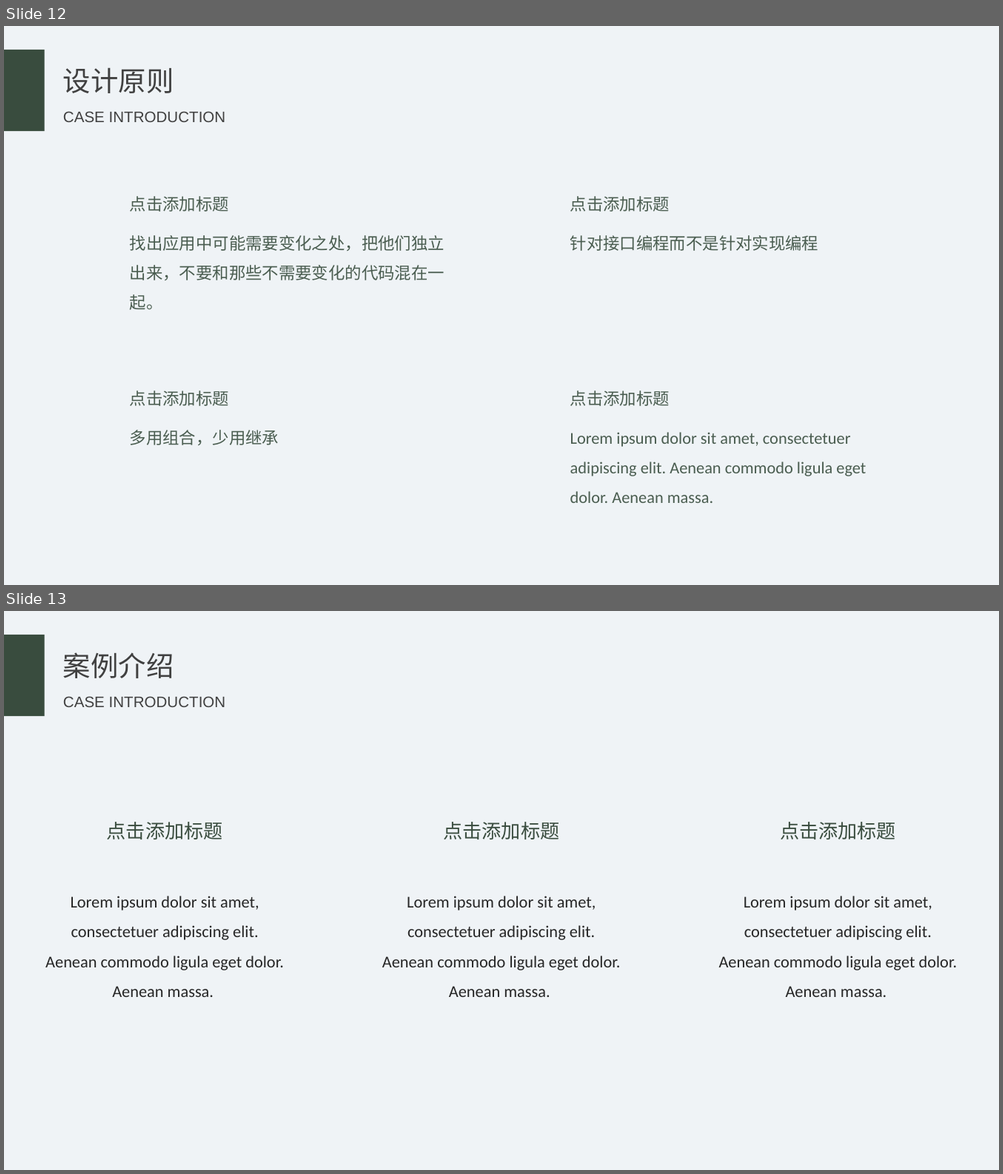
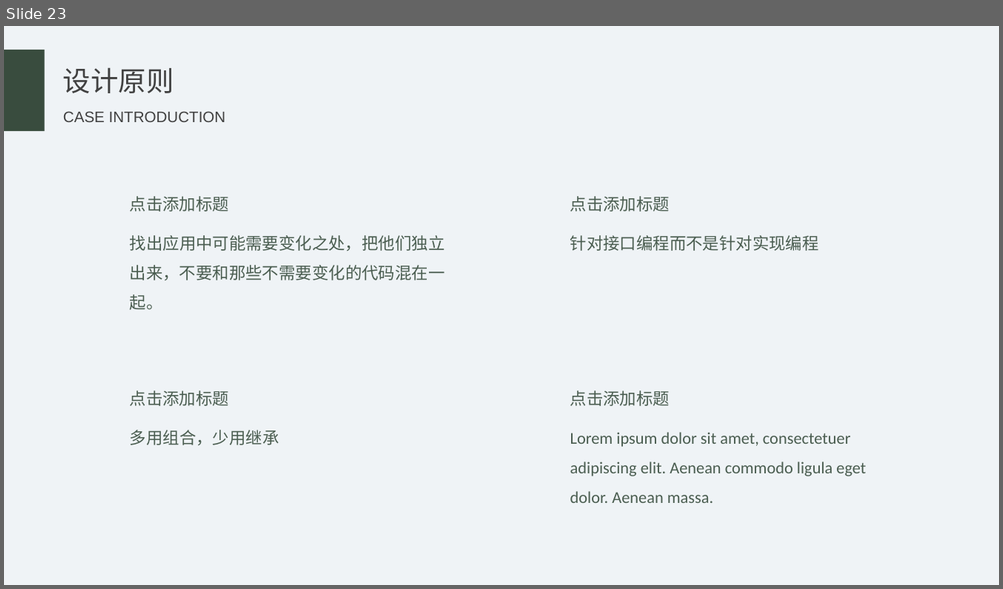
Before and after one commit to HTML-Worker/Design_Pattern_Sharing, a slide deck: doc/设计模式.pptx. Shown one above the other, each under a label of ours: slides 12 and 13 before the commit, slide 23 after it. The pictures are 1003x1174 and 1003x589 pixels, drawn with LibreOffice and Linux fonts; fonts in the diff are those of the drawing. Boxes give left, top, right and bottom in pixels: in the first picture for what was removed or moved away, otherwise in the second. Text is boxed around its words. In the diff, an @@ line names an element or a change of style, - is before the commit and + after.

```diff
--- a/doc/设计模式.pptx
+++ b/doc/设计模式.pptx
@@ slide 13 removed at (4,611,999,1170), background #EFF3F6 @@
@@ rectangle removed at (4,635,45,716) @@
@@ text removed at (63,652,174,678) @@
-案例介绍
@@ text removed at (63,696,226,707) @@
-CASE INTRODUCTION
@@ group removed at (45,822,957,997): 6 texts @@
-点击添加标题
-Lorem ipsum dolor sit amet, consectetuer adipiscing elit. Aenean commodo ligula eget dolor. Aenean massa.
-点击添加标题
-Lorem ipsum dolor sit amet, consectetuer adipiscing elit. Aenean commodo ligula eget dolor. Aenean massa.
-点击添加标题
-Lorem ipsum dolor sit amet, consectetuer adipiscing elit. Aenean commodo ligula eget dolor. Aenean massa.
@@ what was slide 12 is now slide 23 @@
```
Also in this commit, not shown: 7 slides changed, 16 slides added, 12 other slides removed, 1 other file.
